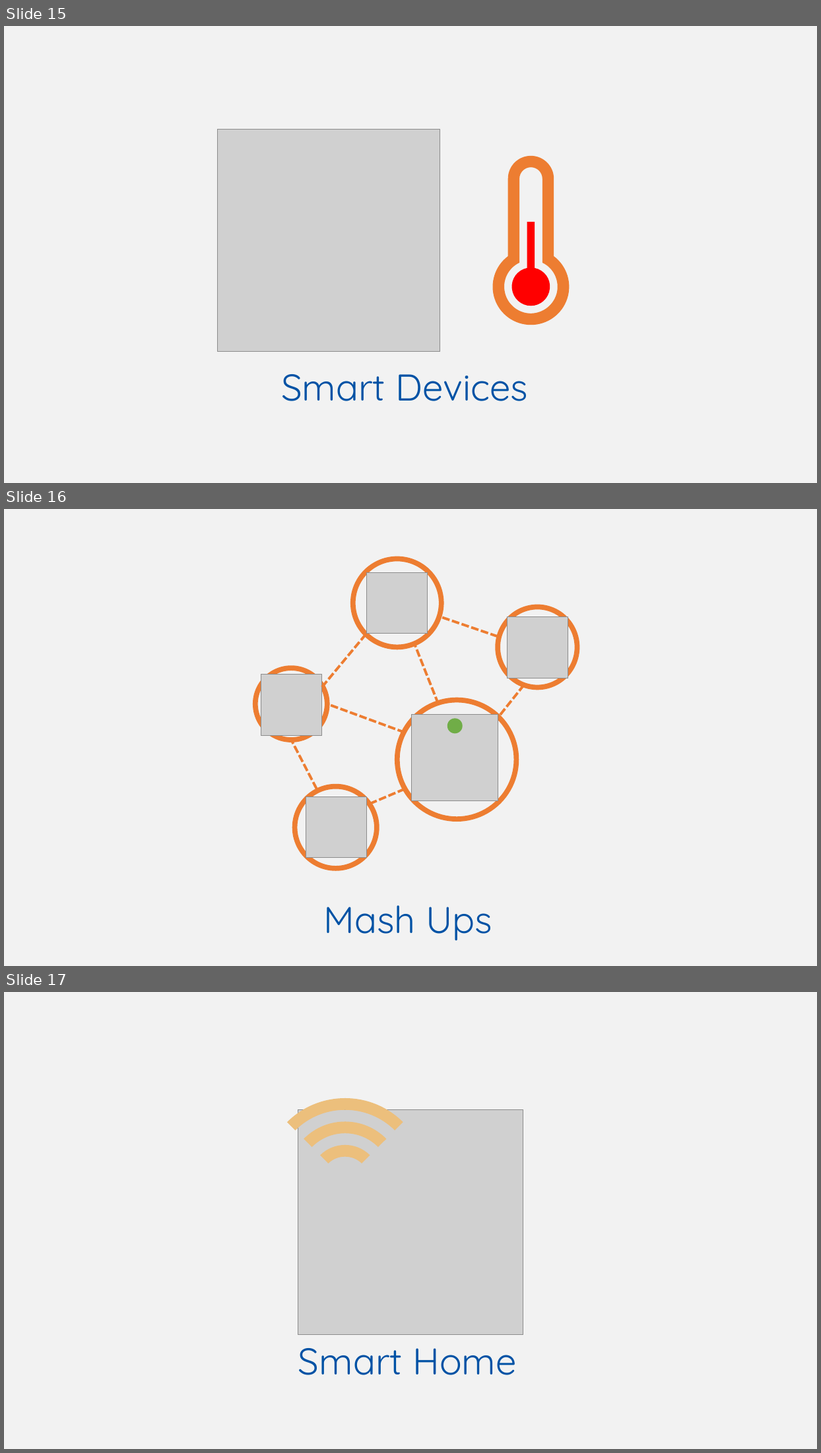
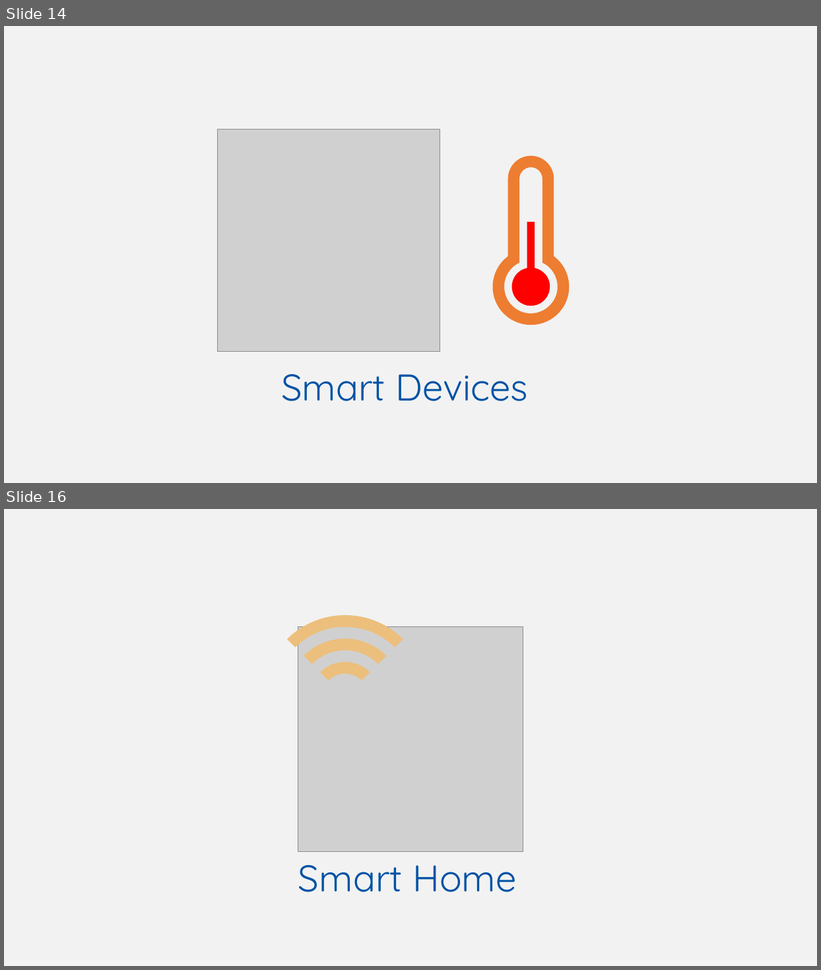
Before and after one commit to w3c/wot-cg, a slide deck: Tutorials/whatiswot/1.WoT/1.WOT.pptx. Shown one above the other, each under a label of ours: slides 15, 16 and 17 before the commit, slides 14 and 16 after it; the slides between them are not shown. The pictures are 821x1453 and 821x970 pixels, drawn with LibreOffice and Linux fonts; fonts in the diff are those of the drawing; grey boxes stand for pictures. Boxes give left, top, right and bottom in pixels: in the first picture for what was removed or moved away, otherwise in the second. Text is boxed around its words. In the diff, an @@ line names an element or a change of style, - is before the commit and + after.

```diff
--- a/Tutorials/whatiswot/1.WoT/1.WOT.pptx
+++ b/Tutorials/whatiswot/1.WoT/1.WOT.pptx
@@ slide 16 removed at (x1=4, y1=509, x2=817, y2=966), background #F2F2F2 @@
@@ ellipse removed at (x1=353, y1=559, x2=442, y2=648) @@
@@ picture removed at (x1=367, y1=572, x2=428, y2=634) @@
@@ ellipse removed at (x1=498, y1=607, x2=578, y2=688) @@
@@ line removed from (498, 636) to (442, 617) @@
@@ picture removed at (x1=507, y1=617, x2=568, y2=678) @@
@@ line removed from (366, 634) to (322, 688) @@
@@ line removed from (438, 704) to (415, 645) @@
@@ ellipse removed at (x1=255, y1=668, x2=327, y2=740) @@
@@ picture removed at (x1=261, y1=674, x2=322, y2=735) @@
@@ line removed from (524, 685) to (498, 718) @@
@@ line removed from (405, 733) to (327, 704) @@
@@ ellipse removed at (x1=397, y1=700, x2=516, y2=819) @@
@@ picture removed at (x1=411, y1=714, x2=498, y2=801) @@
@@ ellipse removed at (x1=448, y1=719, x2=463, y2=734) @@
@@ line removed from (317, 789) to (291, 740) @@
@@ ellipse removed at (x1=295, y1=787, x2=378, y2=869) @@
@@ picture removed at (x1=306, y1=797, x2=367, y2=859) @@
@@ line removed from (405, 789) to (368, 805) @@
@@ text removed at (x1=324, y1=906, x2=492, y2=941) @@
-Mash Ups
@@ what was slide 15 is now slide 14 @@
@@ what was slide 17 is now slide 16 @@
```
Also in this commit, not shown: 10 slides changed, 2 slides added, 2 other slides removed, 8 other files.
